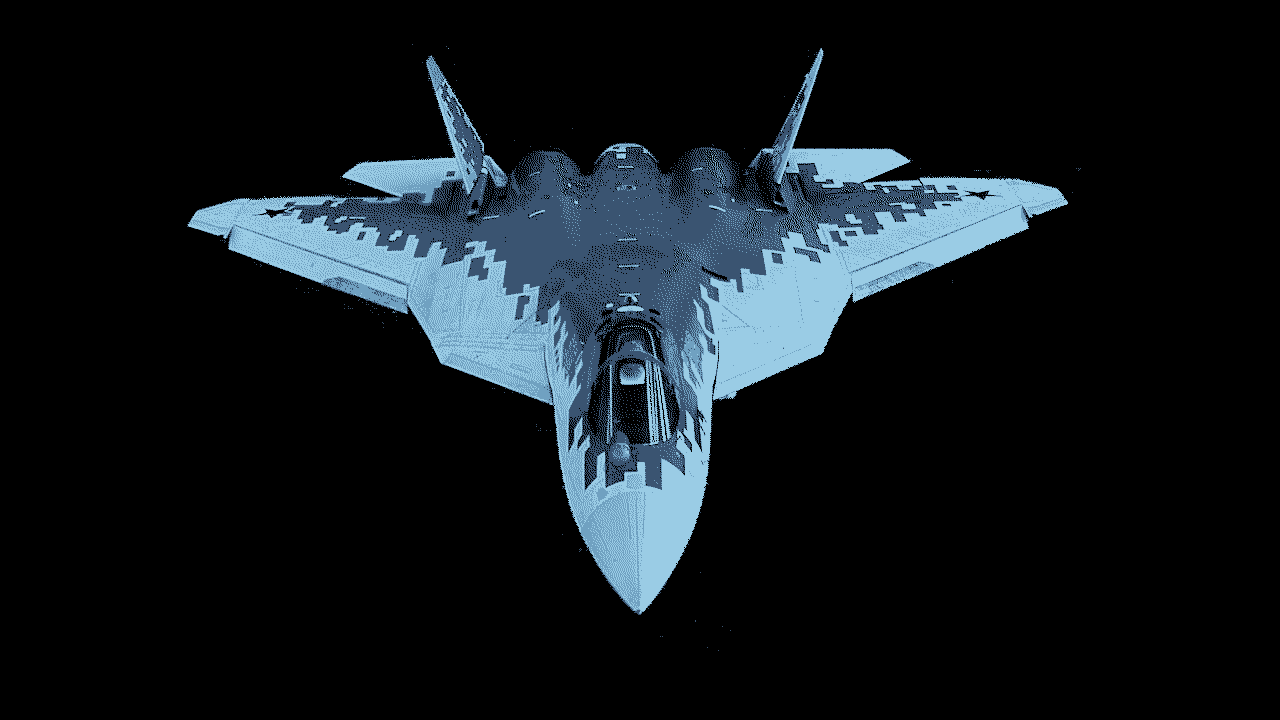
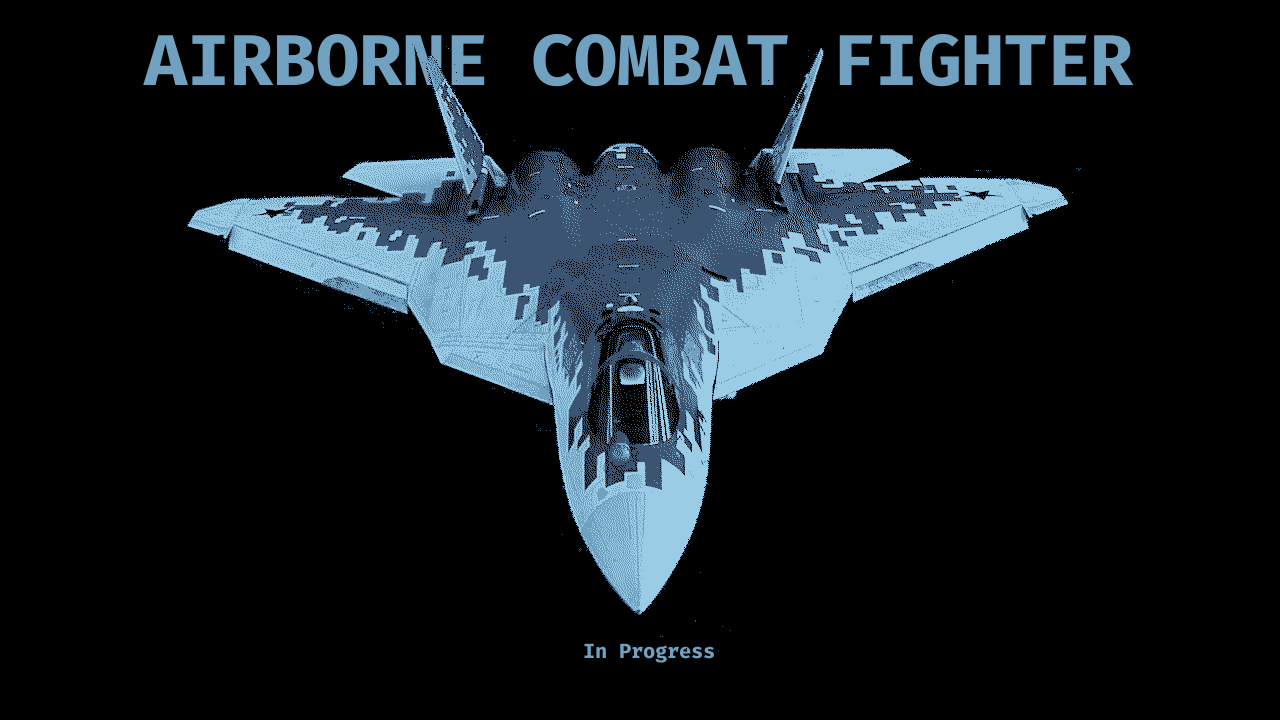
The second 1280×720 image is a revision of the first. Changes to its layers:
added layer "In Progress" above "AIRBORNE COMBAT FIGHTER" over [584, 643, 714, 663]
added layer "AIRBORNE COMBAT FIGHTER" above "Layer #1" over [143, 34, 1134, 87]